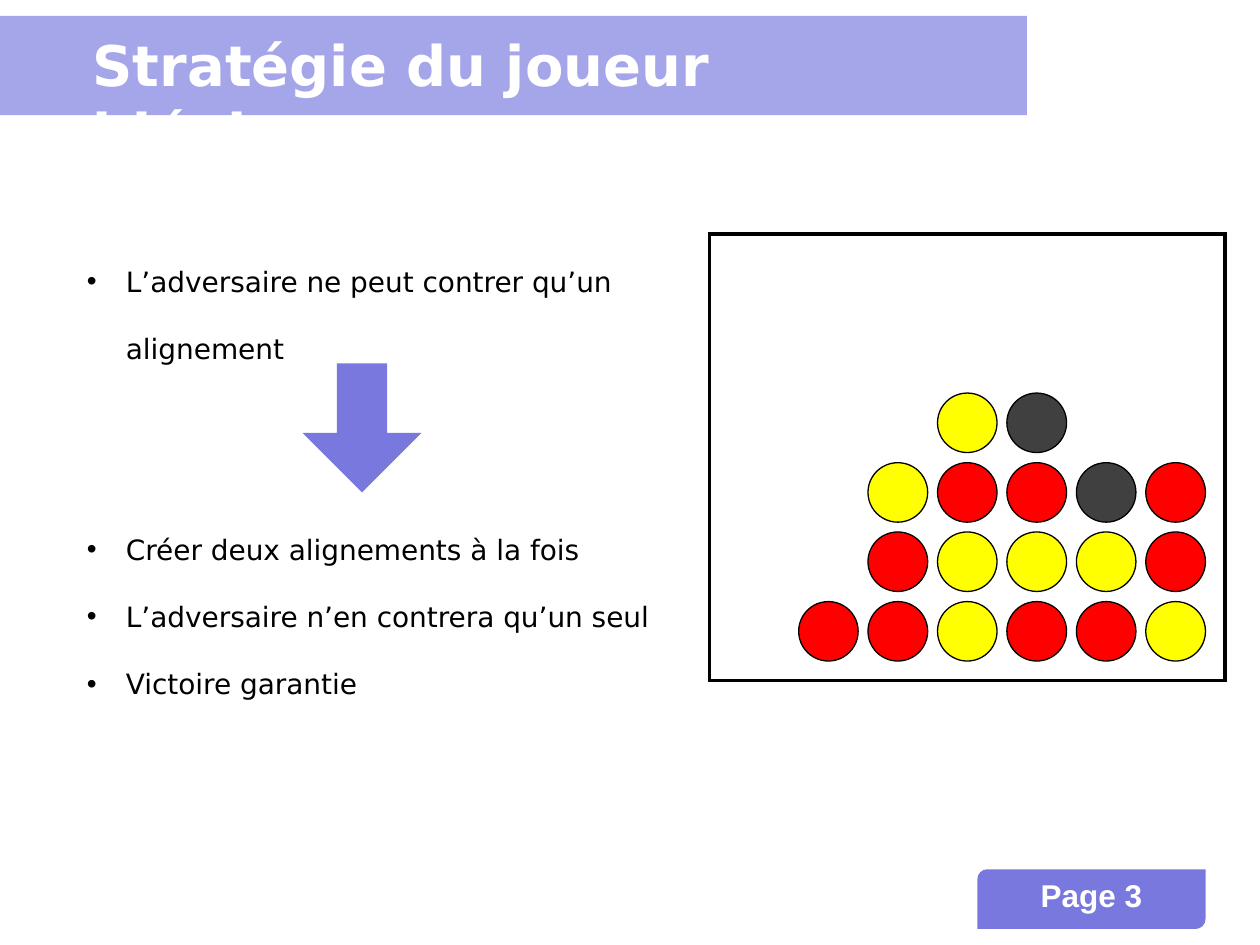
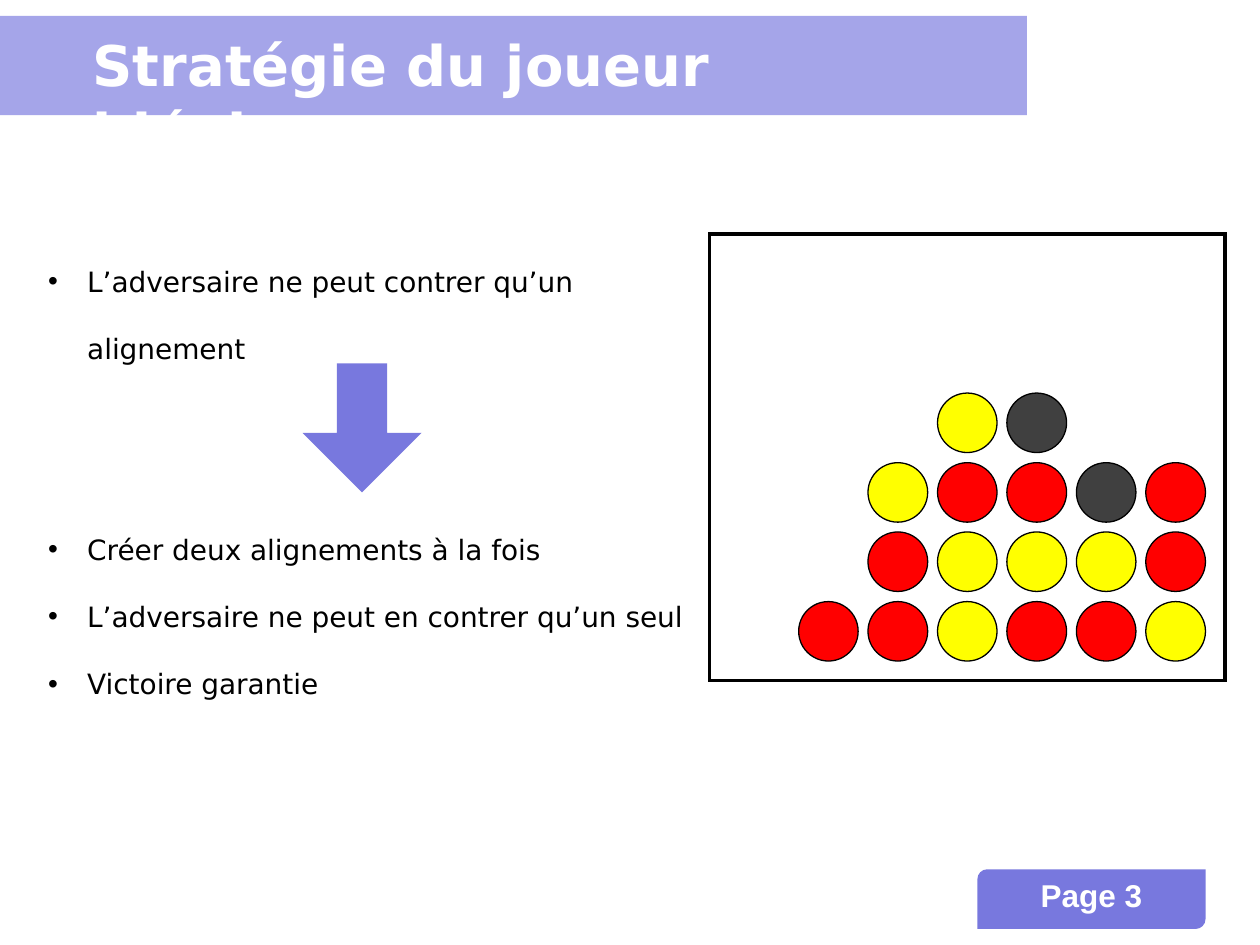
Before and after one commit to INSA-4IF-H4404-2013-2014/Connect-Four, a slide deck: slide 3 of presentation.ppt. Drawn at 1260x945 pixels with LibreOffice and Linux fonts; fonts in the diff are those of the drawing; background and template pictures are left out. Boxes give left, top, right and bottom in pixels: in the first picture for what was removed or moved away, otherwise in the second. Text is boxed around its words. In the diff, an @@ line names an element or a change of style, - is before the commit and + after.

Commit message:
Refactors and corrects spelling mistakes in the PPT.

```diff
--- a/presentation.ppt
+++ b/presentation.ppt
@@ text "L’adversaire ne peut contrer qu’un ...": place and size @@
-text "L’adversaire ne peut contrer qu’un ..." at [126, 270, 612, 365]
+text "L’adversaire ne peut contrer qu’un ..." at [87, 270, 573, 365]
@@ text "Créer deux alignements à la ...": place and size @@
-text "Créer deux alignements à la ..." at [126, 537, 649, 700]
+text "Créer deux alignements à la ..." at [87, 537, 683, 700]
@@ text at [87, 605, 683, 633]: text changed @@
-• L’adversaire n’en contrera qu’un seul
+• L’adversaire ne peut en contrer qu’un seul
```
Also in this commit, not shown: 8 other slides changed, 2 slides added, 4 slides removed.
